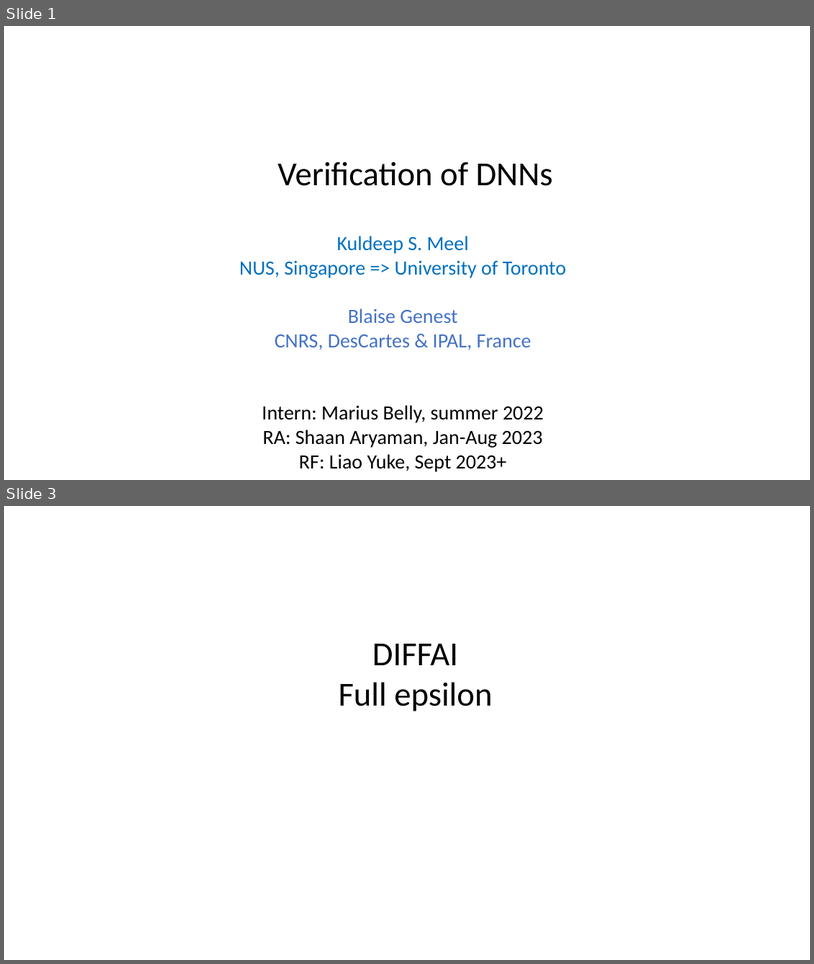
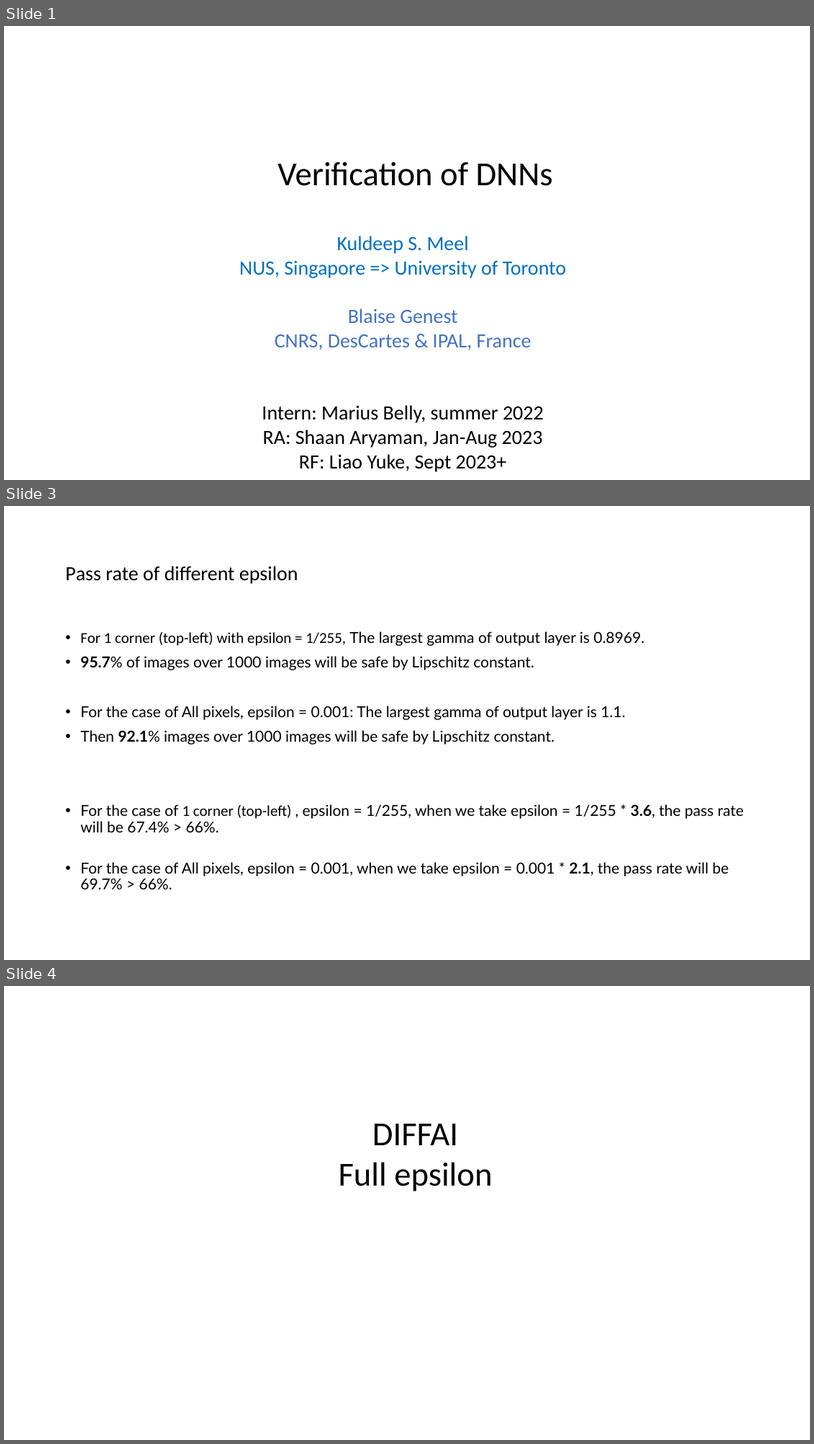
Before and after one commit to blaisegenest/vericompensate, a slide deck: lipschitz/Test.pptx. Shown one above the other, each under a label of ours: slides 1 and 3 before the commit, slides 1, 3 and 4 after it; the slides between them are not shown. The pictures are 814x964 and 814x1444 pixels, drawn with LibreOffice and Linux fonts; fonts in the diff are those of the drawing. Boxes give left, top, right and bottom in pixels: in the first picture for what was removed or moved away, otherwise in the second. Text is boxed around its words. In the diff, an @@ line names an element or a change of style, - is before the commit and + after.

Commit message:
update table

```diff
--- a/lipschitz/Test.pptx
+++ b/lipschitz/Test.pptx
@@ slide 3 added at [4, 506, 810, 960], background #FFFFFF @@
@@ title added at [65, 566, 298, 584], 24 pt, text #000000 @@
+Pass rate of different epsilon
@@ text added at [80, 631, 744, 889], 18 pt, text #000000 @@
+• For 1 corner (top-left) with epsilon = 1/255, The largest gamma of output layer is 0.8969.
+• 95.7% of images over 1000 images will be safe by Lipschitz constant.
+• For the case of All pixels, epsilon = 0.001: The largest gamma of output layer is 1.1.
+• Then 92.1% images over 1000 images will be safe by Lipschitz constant.
+• For the case of 1 corner (top-left) , epsilon = 1/255, when we take epsilon = 1/255 * 3.6, the pass rate will be 67.4% > 66%.
+• For the case of All pixels, epsilon = 0.001, when we take epsilon = 0.001 * 2.1, the pass rate will be 69.7% > 66%.
@@ what was slide 3 is now slide 4 @@
```
